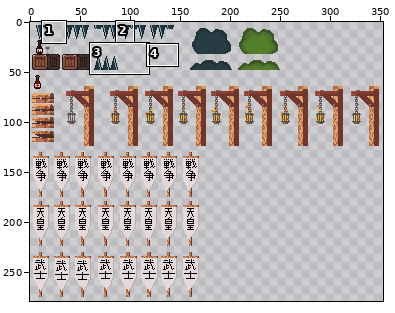
One commit to this sprite sheet: ChronoKatana/Assets/Materials/LVL/Background_items.png. Above, an overview of the earlier version with the close-up marked.
Close-up. As it was:
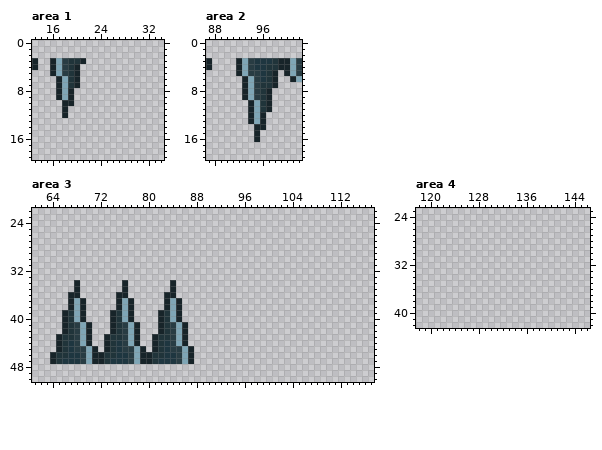
The file is 453x305 pixels. Colours within 5 levels of each other are drawn and written as one. Shown: area 1: x 13..34, y 0..19; area 2: x 87..102, y 0..19; area 3: x 61..117, y 22..50; area 4: x 118..146, y 23..42. The wide view leaves out empty margins.
New version:
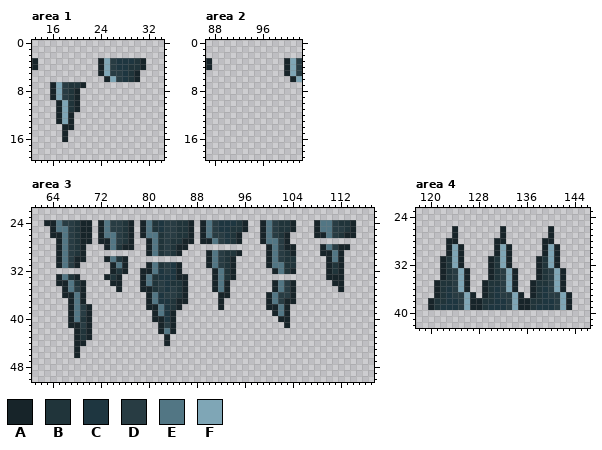
Palette (. is transparent): A #172429  B #20343a  C #1e3640  D #283c43  E #527684  F #7fa6b6
Change:
Changed rows in their new state; - is an unchanged pixel.
Area 1:
first column x 16:
 3 ......--AFDCCCBA
 4 .....---AFDCCBBA
 5 .....---AFDDCBA-
 6 -....----AFDCBA-
 7 AFD-BA----------
 8 AFDBA-----------
 9 AFDBA-----------
10 -AFBA-----------
11 -AFBA-----------
12 -AFA------------
13 -AFA------------
14 --AA------------
15 --A-------------
16 --A-------------
Area 2:
first column x 92:
 3 ........
 4 ........
 5 .......-
 6 -......-
 7 -......-
 8 -.....--
 9 -.....--
10 --....--
11 --....--
12 --...---
13 --...---
14 ---..---
15 ---.----
16 ---.----
Area 3:
first column x 63:
24 AAEDDBAA-AEDDBA-AEBCDDBBA-AEDCCCBA--AEDBBA---AEEDBBA
25 -AEEDBAA-AEDDBA-AEBCDDBBA-AEDCCBBA--AEDBBA---AEEDDBA
26 -AAEDBAA-AEEDBA-AEEBDDBBA-AEDDCBA---AEDBA----AAEDBAA
27 --AEDBAA-AAEDBA--AEBDBBAA-AAEDCBA---AEEDA-----------
28 --AEDBA---AEBAA--AEBDBAA-------------AEDAA----AEDAA-
29 --AEDBA----------AEBDBA----AEDBBA----AEDBA----AAEA--
30 --AEDAA---AEBA-------------AEDBA-----AEDBB-----AEA--
31 --AEDA-----AEA---AEBDCA----AEDBA-----AEEBB-----ABA--
32 -----------ABA--AAECDCA-----AEBA------AEBA-----ABA--
33 --AEBA----ABA---AEBCCCAA----AEBA---------------AAA--
34 --AAEBA----AA.--AEBDCBBA----AEA-------AEDA------AA--
35 ---AEDA-----A.--AABDCDBA----AEA-------AEDA-------A--
36 ---A-EA-----..---AECDDBA-----AA------AEDDA----------
37 -----E------...--AECCB-A-----A-------AEDAA----------
38 -----EDA----...--AAECB-------A-------AAEA-----------
39 ---.AEDA---....---AECA.---------------AEA-----------
40 ---.AEBA---....---A-CA.----------------AA-----------
41 ---.AAD----.....----DA..----------------A-----------
42 ---..AB----.....----EA..----------------------------
43 --...AB---......--..A...----------------------------
44 --...AA.--......--..A...----------------------------
45 --...A...-.......-.......---------------------------
46 -....A...................---------------------------
47 -........................---------------------------
Area 4:
first column x 120:
26 ----A-------A-------A---
27 ----A-------A-------A---
28 ---AA------AA------AA---
29 ---AFA-----AFA-----AFA--
30 ---AFA-----AFA-----AFA--
31 --ABFA----ABFA----ABFA--
32 --ABFA----ABFA----ABFA--
33 --ABDFA---ABDFA---ABDFA-
34 --ABDFA---ABDFA---ABDFA-
35 -ABBDFA--ABBDFA--ABBDFA-
36 -ABCDFA--ABCDFA--ABCDFA-
37 -ABCDDFA-ABCDDFA-ABCDDFA
38 ABBCCDFAABBCCDFAABBCCDFA
39 ABCCCDFAABCCCDFAABCCCDFA
Boxes around the changes in both close-ups, in picture pixels (x1, y1, x2, y2):
changed: (50, 58, 146, 142)
erased: (236, 58, 284, 142)
changed: (44, 220, 356, 364)
added: (428, 226, 572, 310)
